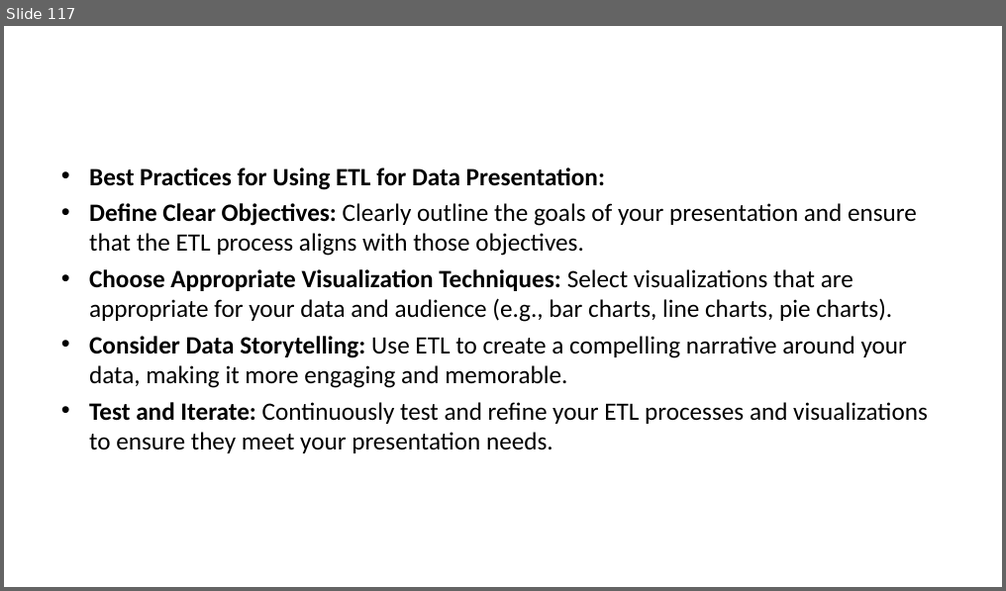
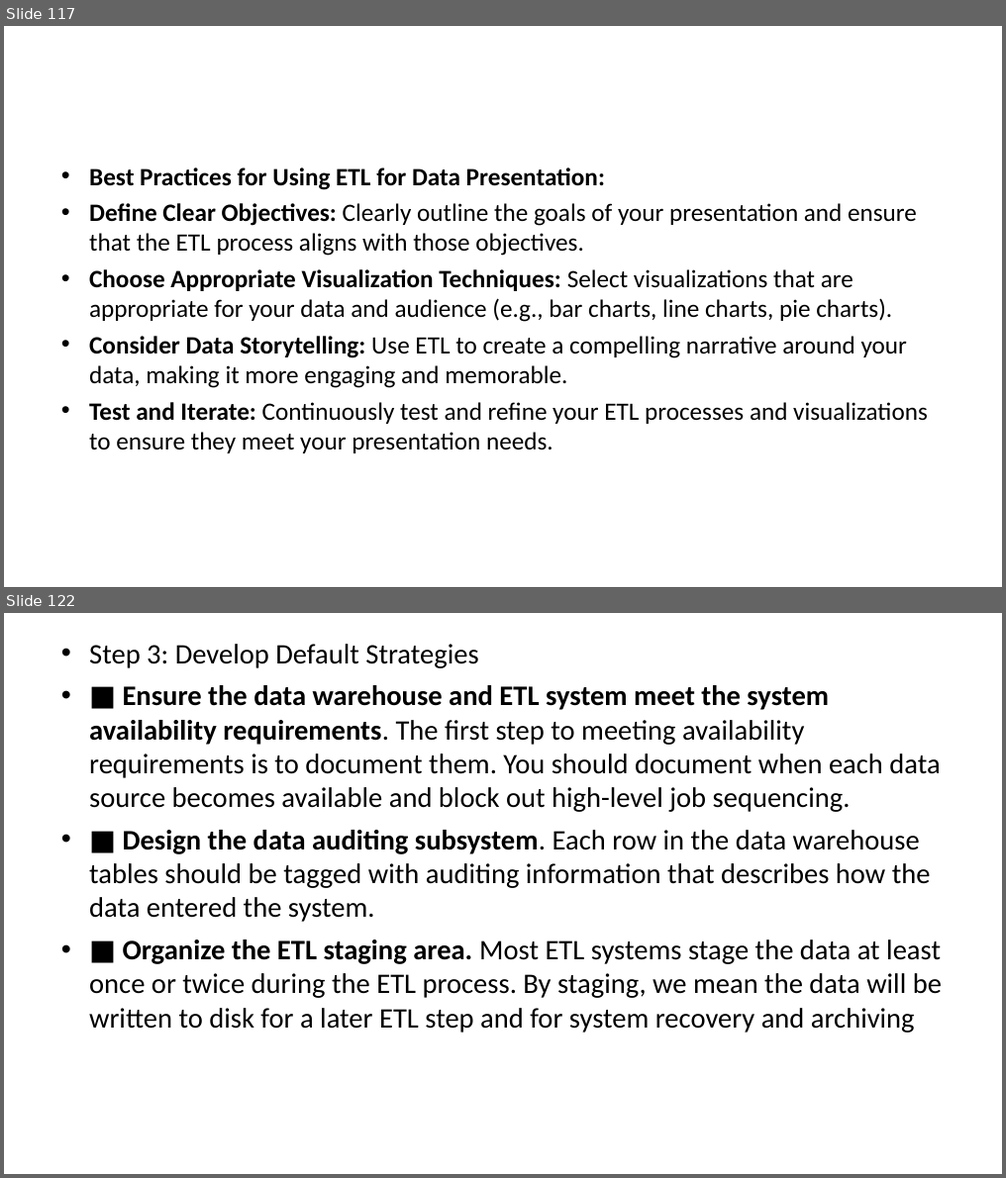
Before and after one commit to satishdkt/BTech-2024-25-Batch-Data-Warehouse-BI, a slide deck: PPT/ch-4-Introducing ETL.ppt. Shown one above the other, each under a label of ours: slide 117 before the commit, slides 117 and 122 after it; the slides between them are not shown. The pictures are 1006x591 and 1006x1178 pixels, drawn with LibreOffice and Linux fonts; fonts in the diff are those of the drawing. Boxes give left, top, right and bottom in pixels: in the first picture for what was removed or moved away, otherwise in the second. Text is boxed around its words. In the diff, an @@ line names an element or a change of style, - is before the commit and + after.

```diff
--- a/PPT/ch-4-Introducing ETL.ppt
+++ b/PPT/ch-4-Introducing ETL.ppt
@@ slide 122 added at (4,613,1002,1174), background #FFFFFF @@
@@ text added at (89,644,942,1033), 27.2 pt, text #000000 @@
+• Step 3: Develop Default Strategies
+• ■ Ensure the data warehouse and ETL system meet the system availability requirements. The first step to meeting availability requirements is to document them. You should document when each data source becomes available and block out high-level job sequencing.
+• ■ Design the data auditing subsystem. Each row in the data warehouse tables should be tagged with auditing information that describes how the data entered the system.
+• ■ Organize the ETL staging area. Most ETL systems stage the data at least once or twice during the ETL process. By staging, we mean the data will be written to disk for a later ETL step and for system recovery and archiving
```
Also in this commit, not shown: 6 other slides added, 1 other file.
